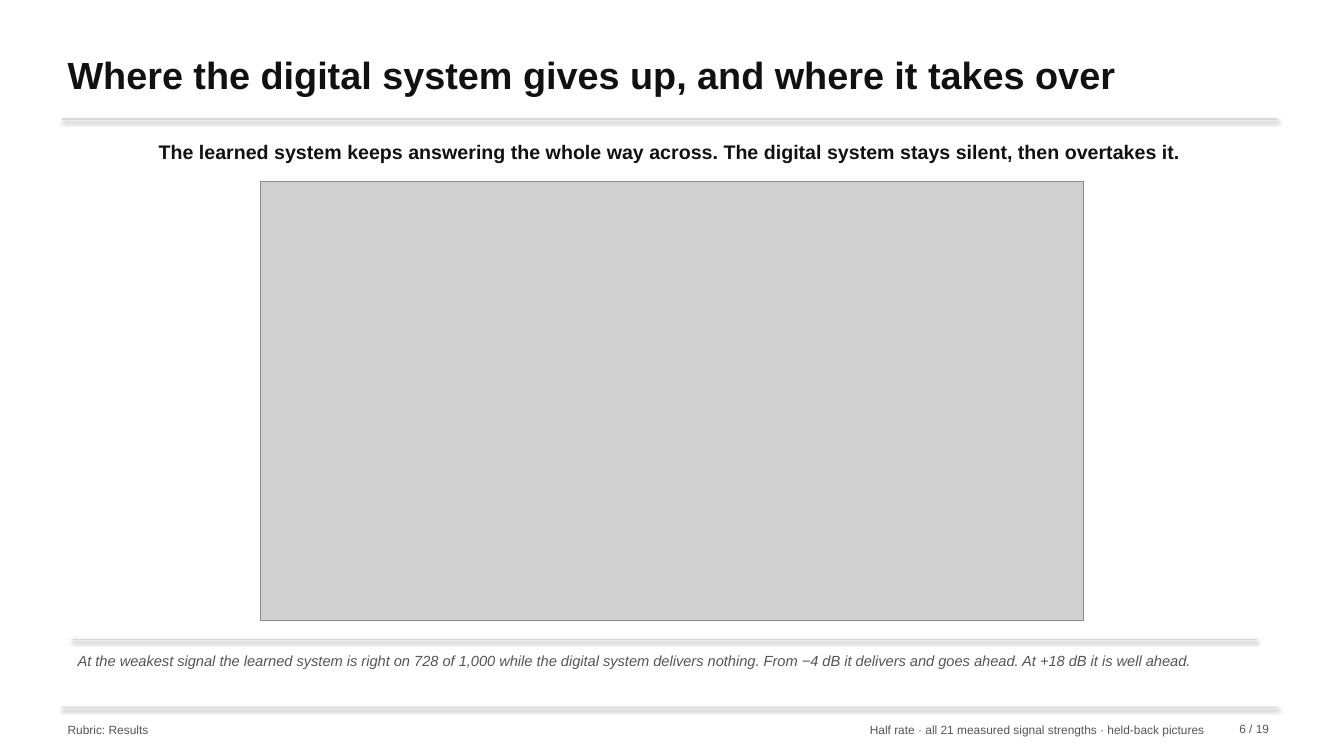
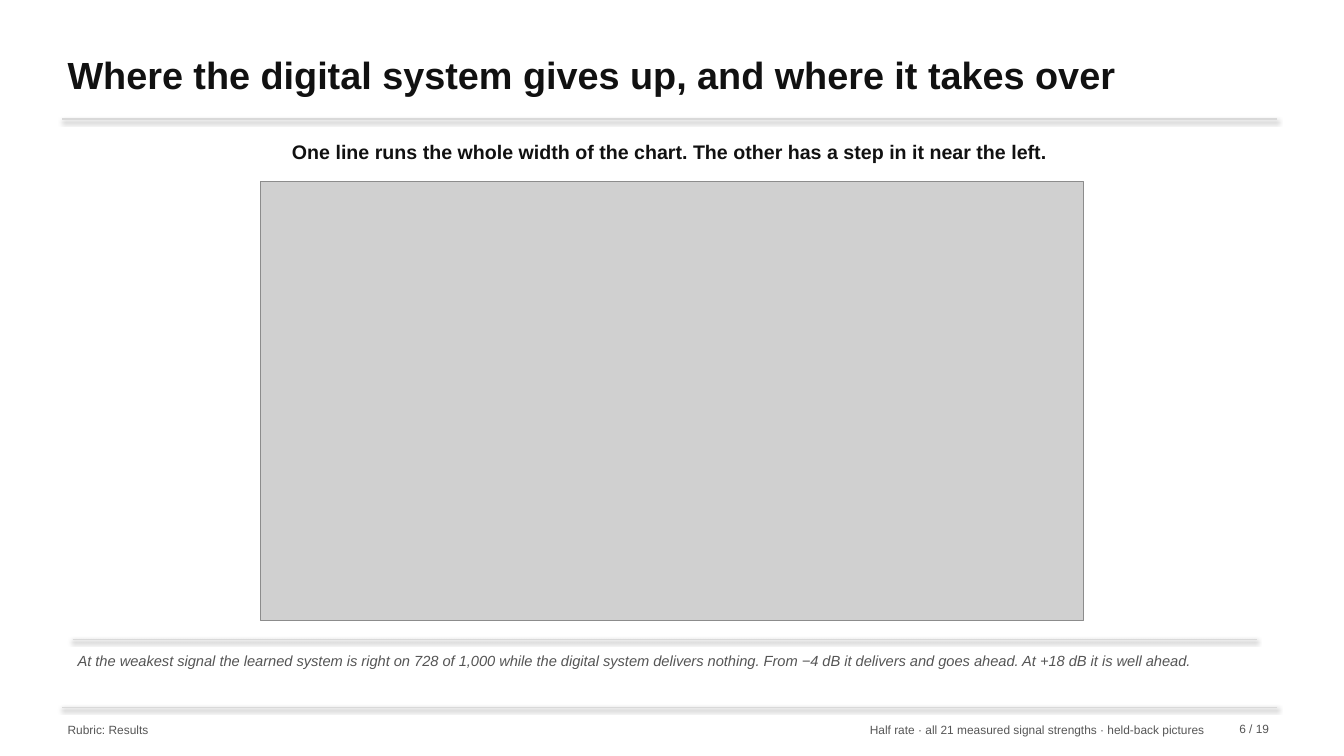
Before and after one commit to nxck2005/capstone, a slide deck: slide 6 of deliverables/review-2/semantic-communication-second-review.pptx. Drawn at 1344x756 pixels with LibreOffice and Linux fonts; fonts in the diff are those of the drawing; grey boxes stand for pictures. Boxes give left, top, right and bottom in pixels: in the first picture for what was removed or moved away, otherwise in the second. Text is boxed around its words. In the diff, an @@ line names an element or a change of style, - is before the commit and + after.

```diff
--- a/deliverables/review-2/semantic-communication-second-review.pptx
+++ b/deliverables/review-2/semantic-communication-second-review.pptx
@@ text at [292, 144, 1046, 163]: text changed @@
-The learned system keeps answering the whole way across. The digital system stays silent, then overtakes it.
+One line runs the whole width of the chart. The other has a step in it near the left.
```
Also in this commit, not shown: 10 other slides changed, 15 other files.
